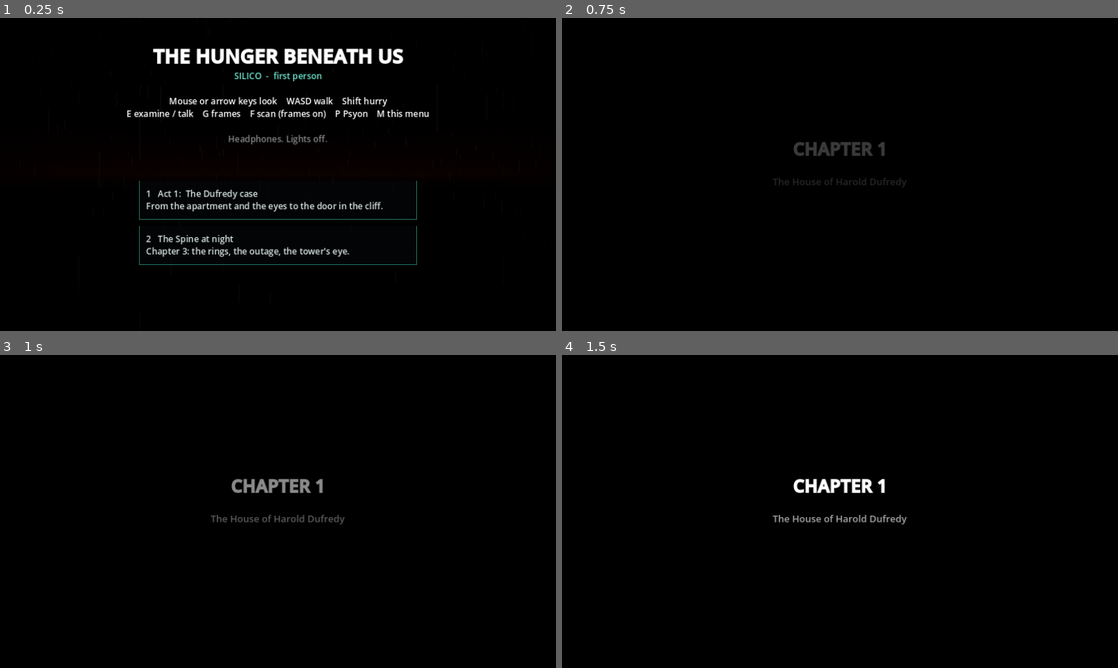
Above: before the commit, frames 1-4 (two rows, left to right).
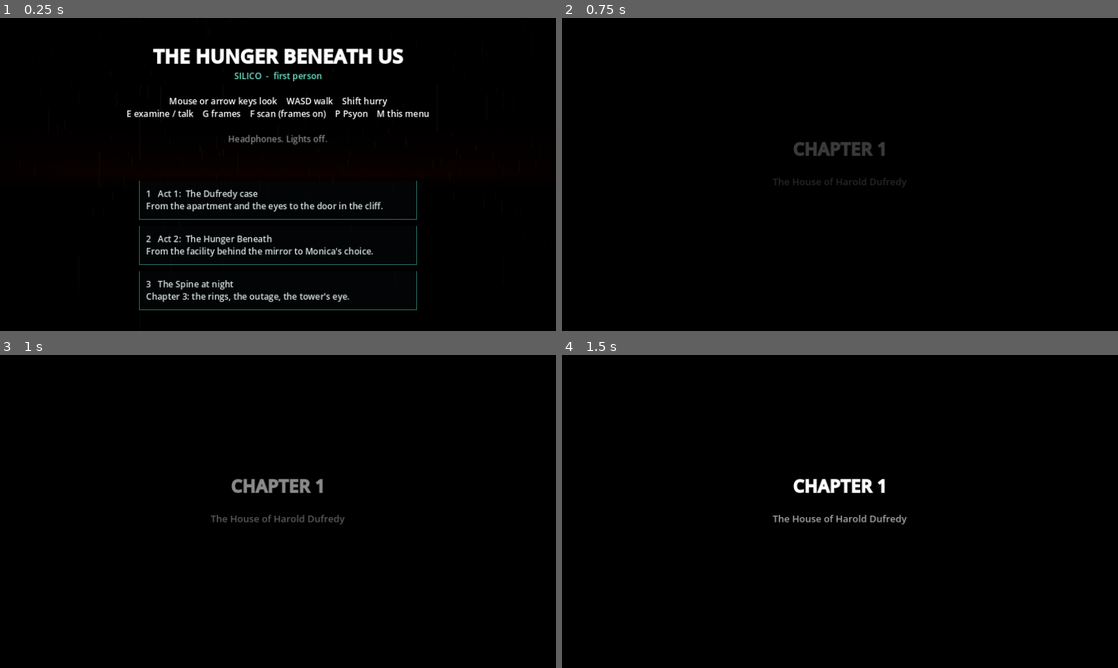
Above: after the commit, the same moments.

Repository: roweboat25/Hunger-beneath-us
Game: Godot game, scene res://Main.tscn
Same seed, same stepped clock (60 frames per second), same inputs: the game is played once before the commit and once after it.
Inputs (mouse positions are in pixels of both pictures, inside the frame that each line leads up to):
- Up to frame 1 (0.25 s): no input
- Up to frame 2 (0.75 s): click "1 Act 1: The Dufredy case Fro…" at 0.5 s
- Up to frame 3 (1 s): no input
- Up to frame 4 (1.5 s): tap Enter at 1.25 s; move the mouse to (867, 511) at 1.27 s; hold W (move_fwd) from 1.28 s (still down); hold G (frames) from 1.28 s (still down); click (867, 511) at 1.42 s

The runs differ from the first frame. In frame 1, 1.8% of the frame differs, in the area x 25-75%, y 69-94%; in frame 2, nothing differs; in frame 3, nothing differs; in frame 4, nothing differs.

Commit message:
silico3d: Act 1 now runs straight into Act 2; title menu gets Act 2 on its own; a new game resets the bible state
Co-Authored-By: Claude Opus 5.5 <noreply@anthropic.com>
Claude-Session: https://claude.ai/code/session_01JwRQ7sYASbK8r5TxTPLDmV

Diff:
--- a/silico3d/scripts/Main.gd
+++ b/silico3d/scripts/Main.gd
@@ -302,7 +302,15 @@
 	Input.mouse_mode = Input.MOUSE_MODE_CAPTURED
 	started = true
 	_reset_story()
-	load_level("Dufredy" if i == 0 else "Spine")
+	if i == 1:
+		# Act 2 on its own: what Act 1 leaves behind
+		for f in ["home1_done", "home2_done", "warroom1_done", "act1_done", "southtown_done", "ritual_seen", "mirror_done"]:
+			flags[f] = true
+		connection = 30.0
+		for w in ["dreamer", "convene"]:
+			if not lexicon.has(w):
+				lexicon.append(w)
+	load_level(["Dufredy", "Facility", "Spine"][i])
 
 
 func _reset_story() -> void:
@@ -311,6 +319,14 @@
 	flags = {}
 	glyphs_found = 0
 	outage = false
+	pressure = 20.0
+	for k in trust:
+		trust[k] = 0
+	for k in stance_points:
+		stance_points[k] = 0
+	lexicon = []
+	ledger = []
+	first_typed = ""
 	ui.set_frames(0.0, 0.0)
 
 
--- a/silico3d/scripts/UI.gd
+++ b/silico3d/scripts/UI.gd
@@ -247,7 +247,8 @@
 	vb.add_theme_constant_override("separation", 14)
 	title.add_child(vb)
 	var opts := [["1   Act 1:  The Dufredy case", "From the apartment and the eyes to the door in the cliff."],
-		["2   The Spine at night", "Chapter 3: the rings, the outage, the tower's eye."]]
+		["2   Act 2:  The Hunger Beneath", "From the facility behind the mirror to Monica's choice."],
+		["3   The Spine at night", "Chapter 3: the rings, the outage, the tower's eye."]]
 	for i in opts.size():
 		var bt := Button.new()
 		bt.text = opts[i][0] + "\n" + opts[i][1]
@@ -596,6 +597,8 @@
 				main.pick(0)
 			elif e.keycode == KEY_2 or e.keycode == KEY_KP_2:
 				main.pick(1)
+			elif e.keycode == KEY_3 or e.keycode == KEY_KP_3:
+				main.pick(2)
 			elif (e.keycode == KEY_ESCAPE or e.keycode == KEY_M) and main.started:
 				show_title(false)
 				Input.mouse_mode = Input.MOUSE_MODE_CAPTURED
--- a/silico3d/scripts/levels/Mirror.gd
+++ b/silico3d/scripts/levels/Mirror.gd
@@ -1084,7 +1084,7 @@
 		ui.endcard.visible = false  # nothing presses E in the headless run
 		return
 	await ui.end_closed
-	ui.show_title(true)  # Act 2 (the facility) replaces this
+	main.load_level("Facility")
 
 
 # ------------------------------------------------------------------ each frame
